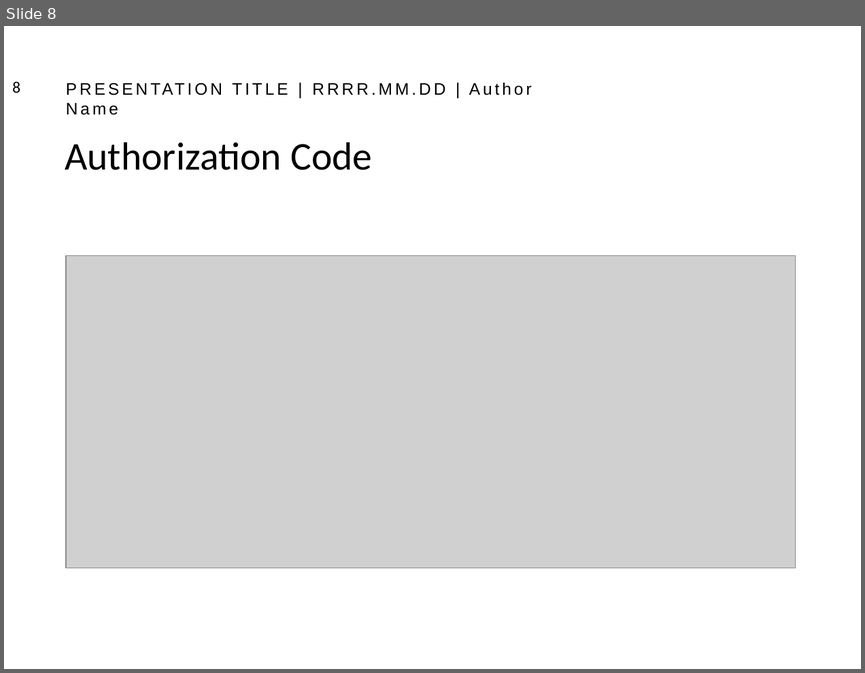
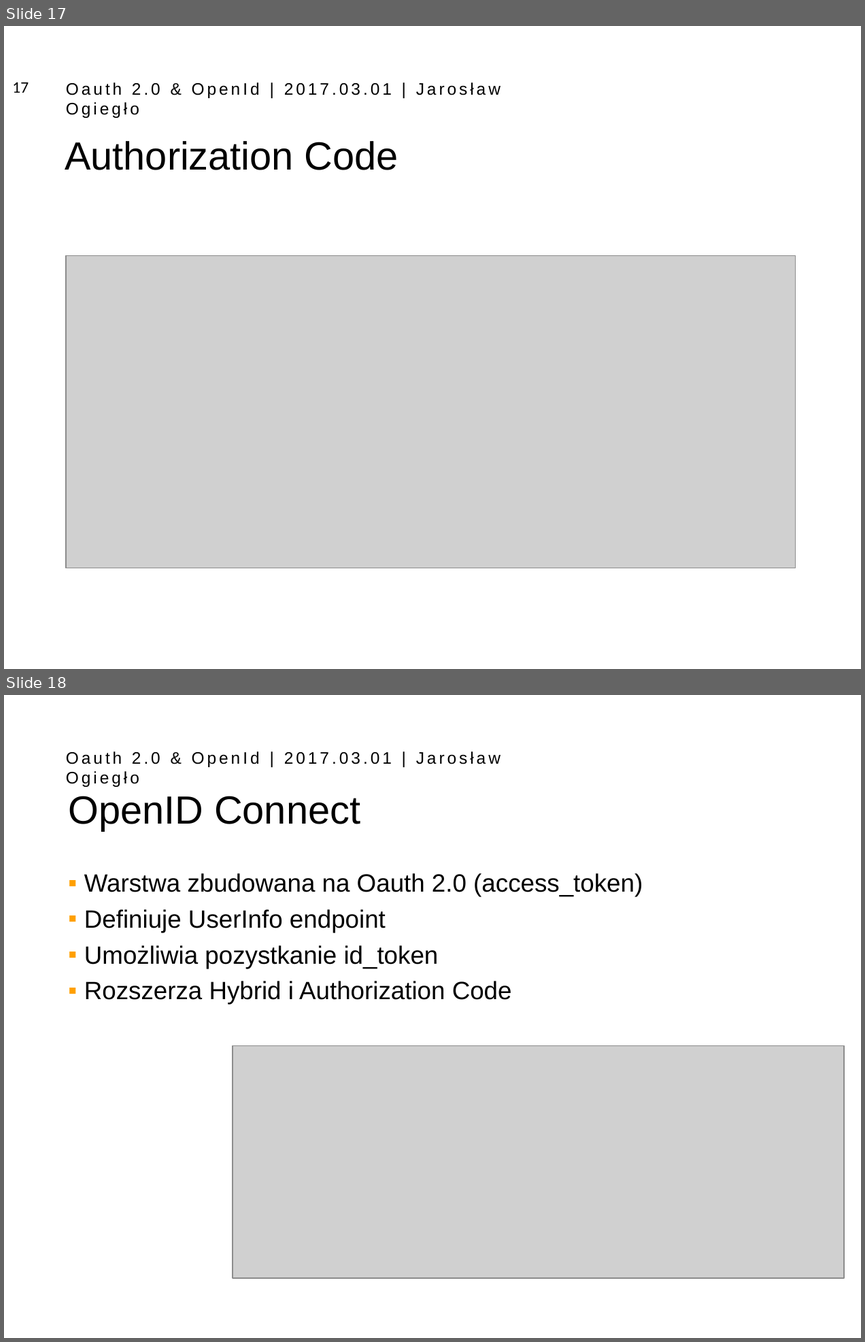
Before and after one commit to bodziosamolot/OauthIdentityServer, a slide deck: Presentation/Presentation_4x3.pptx. Shown one above the other, each under a label of ours: slide 8 before the commit, slides 17 and 18 after it. The pictures are 865x673 and 865x1342 pixels, drawn with LibreOffice and Linux fonts; fonts in the diff are those of the drawing; grey boxes stand for pictures; background and template pictures are left out. Boxes give left, top, right and bottom in pixels: in the first picture for what was removed or moved away, otherwise in the second. Text is boxed around its words. In the diff, an @@ line names an element or a change of style, - is before the commit and + after.

```diff
--- a/Presentation/Presentation_4x3.pptx
+++ b/Presentation/Presentation_4x3.pptx
@@ slide 18 added at [4,695,861,1338], background #FFFFFF; not listed: 1 template element that a slide beside it also shows @@
@@ title added at [68,796,360,830], 33 pt, text #000000 @@
+OpenID Connect
@@ text added at [84,873,643,1004], 21 pt, text #000000 @@
+▪ Warstwa zbudowana na Oauth 2.0 (access_token)
+▪ Definiuje UserInfo endpoint
+▪ Umożliwia pozystkanie id_token
+▪ Rozszerza Hybrid i Authorization Code
@@ picture added at [232,1045,844,1278] @@
@@ what was slide 8 is now slide 17 @@
@@ slide 17 changed as well @@
@@ page number at [12,82,28,93]: text changed @@
-8
+17
@@ text at [66,82,500,118]: text changed @@
-PRESENTATION TITLE | RRRR.MM.DD | Author Name
+Oauth 2.0 & OpenId | 2017.03.01 | Jarosław Ogiegło
@@ title "Authorization Code" at [65,141,398,170]: font Calibri to Arial @@
```
Also in this commit, not shown: 7 other slides changed, 10 other slides added, 1 slide removed.
